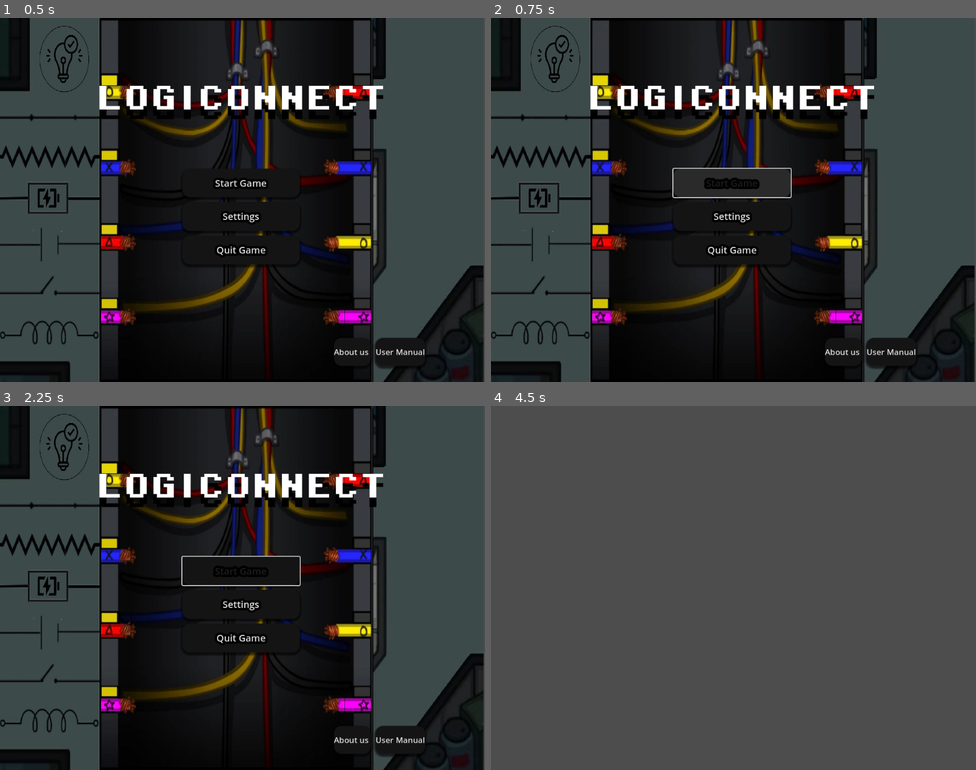
Above: before the commit, frames 1-4 (two rows, left to right).
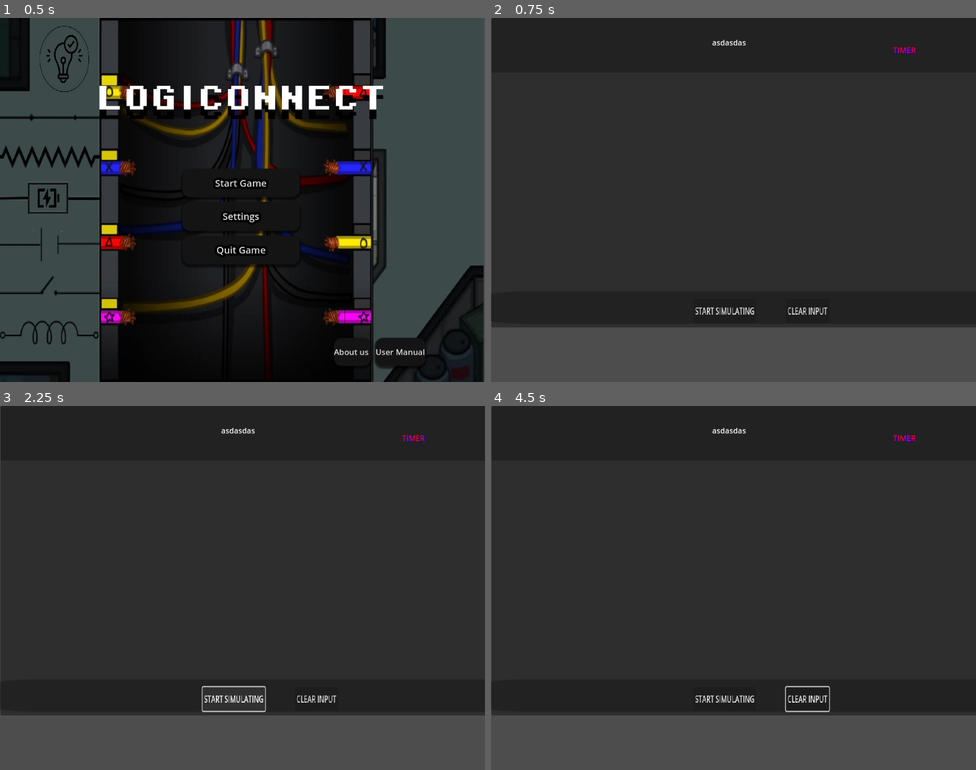
Above: after the commit, the same moments.

Repository: kurtseles090805/SD-PROJECT-GODOT
Game: Godot game, scene res://scenes/Home_Screen.tscn
The game is run twice, just before and just after one commit, with the same random seed, the same clock (stepped at 60 frames per second) and the same inputs.
Inputs (mouse positions are in pixels of both pictures, inside the frame that each line leads up to):
- Up to frame 1 (0.5 s): no input
- Up to frame 2 (0.75 s): click "Start Game" at 0.5 s
- Up to frame 3 (2.25 s): click (242, 569) at 1.25 s, where only the run before the commit has a clickable "Start Game"; click (232, 697) at 2 s, where only the run after the commit has a clickable "START SIMULATING"
- Up to frame 4 (4.5 s): click (723, 697) at 2.75 s, where only the run after the commit has a clickable "START SIMULATING"; click (806, 697) at 3.5 s, where only the run after the commit has a clickable "CLEAR INPUT"; click (893, 740) at 4.25 s, where only the run before the commit has a clickable "User Manual"

Frame 1 is identical in both runs. In frame 2, 78% of the frame differs, in the area x 0-100%, y 0-100%; in frame 3, 80%; in frame 4, 85%, in the area x 0-100%, y 0-85%.
Error after the commit: Invalid assignment of property or key 'text' with value of type 'String' on a base object of type 'null instance'. (res://UPDATED)

Commit message:
Changes lang
i love you

Diff:
--- a/UPDATED SCENE GAME.gd
+++ b/UPDATED SCENE GAME.gd
@@ -1,6 +1,6 @@
 extends Control
 
-var label: Label
+var timer_box: Control  # Reference to the TimerBox (Control node)
 var time: Timer
 var blink_timer: Timer  # Timer for blinking effect
 
@@ -10,9 +10,26 @@
 
 # Called when the node enters the scene tree for the first time.
 func _ready() -> void:
-	# Initialize label and timer references
-	label = $"TOP BOX/LABEL BOX"
-	time = $"TOP BOX/Label/Timer"
+	# Initialize TimerBox and timer references
+	timer_box = $"TOP BOX/TimerBox"  # Replace with the correct path to your TimerBox
+
+	# Debug: Check if TimerBox exists
+	if not timer_box:
+		print("Error: TimerBox node not found at path 'TOP BOX/TimerBox'")
+		return
+
+	# Debug: Check if Timer exists
+	if has_node("TOP BOX/TimerBox/Timer"):
+		time = $"TOP BOX/TimerBox/Timer"
+		print("Timer node found and initialized successfully.")
+	else:
+		print("Error: Timer node not found at path 'TOP BOX/TimerBox/Timer'")
+		return
+
+	# Debug: Check if TimerBox has a Label child
+	if not timer_box.has_node("Label"):
+		print("Error: Label node not found inside TimerBox")
+		return
 
 	# Initialize and configure the blink timer
 	blink_timer = Timer.new()
@@ -21,15 +38,21 @@
 	blink_timer.one_shot = false  # Make it repeat
 	blink_timer.timeout.connect(_on_blink_timer_timeout)  # Connect timeout signal
 
-	# Set the label to its original color
-	reset_label_color()
+	# Set the TimerBox to its original color
+	reset_timer_box_color()
 
 	# Start the countdown timer
 	time.start()
+	print("Timer started with wait time: ", time.wait_time)
 
 # Called every frame. 'delta' is the elapsed time since the previous frame.
 func _process(delta: float) -> void:
-	update_label_text()  # Update the time on the label
+	# Ensure the time variable is valid before accessing its properties
+	if not time:
+		print("Error: Timer node is not initialized.")
+		return
+
+	update_timer_box_text()  # Update the time on the TimerBox
 
 	# When time is under 30 seconds, start blinking and change color
 	if time.time_left <= 0:
@@ -38,31 +61,32 @@
 	elif time.time_left <= 30:
 		if blink_timer.is_stopped():  # Start blinking if not already
 			blink_timer.start()
-		label.modulate = RedClr  # Change label color to red
+		timer_box.get_node("Label").modulate = RedClr  # Change Label color to red
 	else:
 		stop_blinking()  # Stop blinking if time is above 30 seconds
-		reset_label_color()  # Reset color to original
+		reset_timer_box_color()  # Reset color to original
 
-# Function to reset the label's color to the original color
-func reset_label_color():
-	label.modulate = OrigClr
+# Function to reset the TimerBox's color to the original color
+func reset_timer_box_color():
+	timer_box.get_node("Label").modulate = OrigClr
 
 # Function to stop the blinking effect
 func stop_blinking():
 	if not blink_timer.is_stopped():
 		blink_timer.stop()
-		label.visible = true  # Make sure label is visible when not blinking
+		timer_box.get_node("Label").visible = true  # Make sure Label is visible when not blinking
 
-# Update the label text with the formatted time
-func update_label_text():
+# Update the TimerBox text with the formatted time
+func update_timer_box_text():
 	var time_left = ceil(time.time_left)
 	var minutes = int(time_left) / 60
 	var seconds = int(time_left) % 60
-	label.text = "%02d:%02d" % [minutes, seconds]
+	timer_box.get_node("Label").text = "%02d:%02d" % [minutes, seconds]  # Update Label text
+	print("Time left: ", timer_box.get_node("Label").text)  # Debug: Print time left
 
-# Blink timer timeout function, toggles label visibility for blinking effect
+# Blink timer timeout function, toggles Label visibility for blinking effect
 func _on_blink_timer_timeout() -> void:
-	label.visible = not label.visible  # Toggle visibility for blinking effect
+	timer_box.get_node("Label").visible = not timer_box.get_node("Label").visible  # Toggle visibility for blinking effect
 
 # Start button pressed: Change to the main game scene
 func _on_start_pressed() -> void:
--- a/home_screen.gd
+++ b/home_screen.gd
@@ -1,4 +1,3 @@
-
 extends Control
 
 # Called when the node enters the scene tree for the first time.
@@ -11,8 +10,9 @@
 
 # Start button pressed
 func _on_start_pressed() -> void:
-	get_tree().change_scene_to_file("res://UPDATED SCENE GAME.tscn")
 	print("Start Game pressed")
+	get_tree().change_scene_to_file("res://scenes/UPDATED SCENE GAME.tscn")
+
 
 # Settings button pressed
 func _on_settings_pressed() -> void:
--- a/project.godot
+++ b/project.godot
@@ -14,10 +14,6 @@
 run/main_scene="res://scenes/Home_Screen.tscn"
 config/features=PackedStringArray("4.3", "Mobile")
 run/low_processor_mode=true
-
-[autoload]
-
-GlobalAutoload="*res://GlobalAutoload.gd"
 
 [display]
 
--- a/scenes/UPDATED SCENE GAME.tscn
+++ b/scenes/UPDATED SCENE GAME.tscn
@@ -42,7 +42,7 @@
 offset_bottom = 63.0
 text = "asdasdas"
 
-[node name="Label" type="Label" parent="TOP BOX"]
+[node name="TimerBox" type="Label" parent="TOP BOX"]
 layout_mode = 0
 offset_left = 848.0
 offset_top = 56.0
@@ -53,8 +53,9 @@
 text = "TIMER"
 script = SubResource("GDScript_yok0s")
 
-[node name="Timer" type="Timer" parent="TOP BOX/Label"]
-wait_time = 30.0
+[node name="Timer" type="Timer" parent="TOP BOX/TimerBox"]
+wait_time = 60.0
+one_shot = true
 
 [node name="BOTTOM SCREEN" type="Panel" parent="."]
 layout_mode = 0
